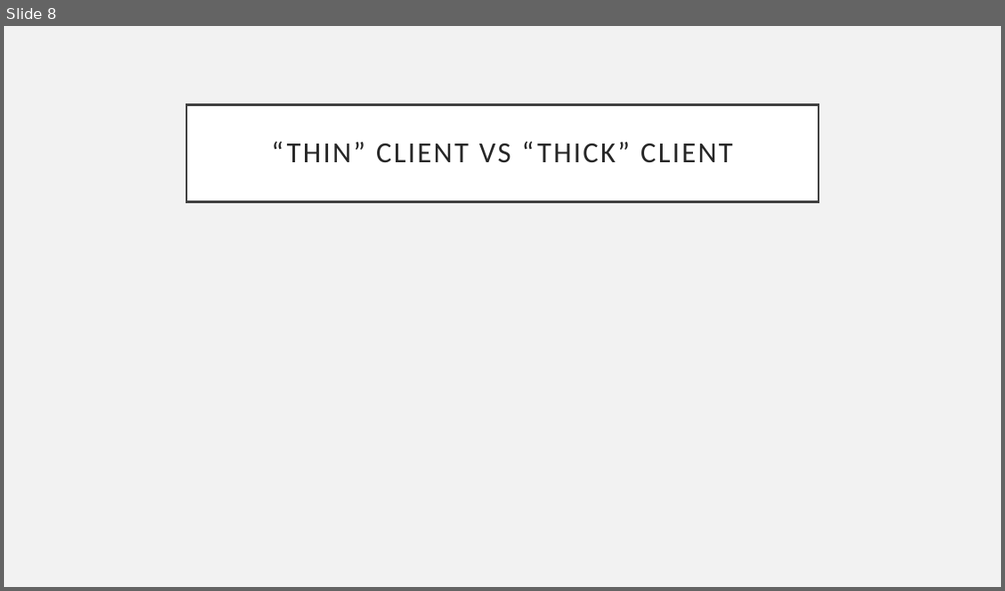
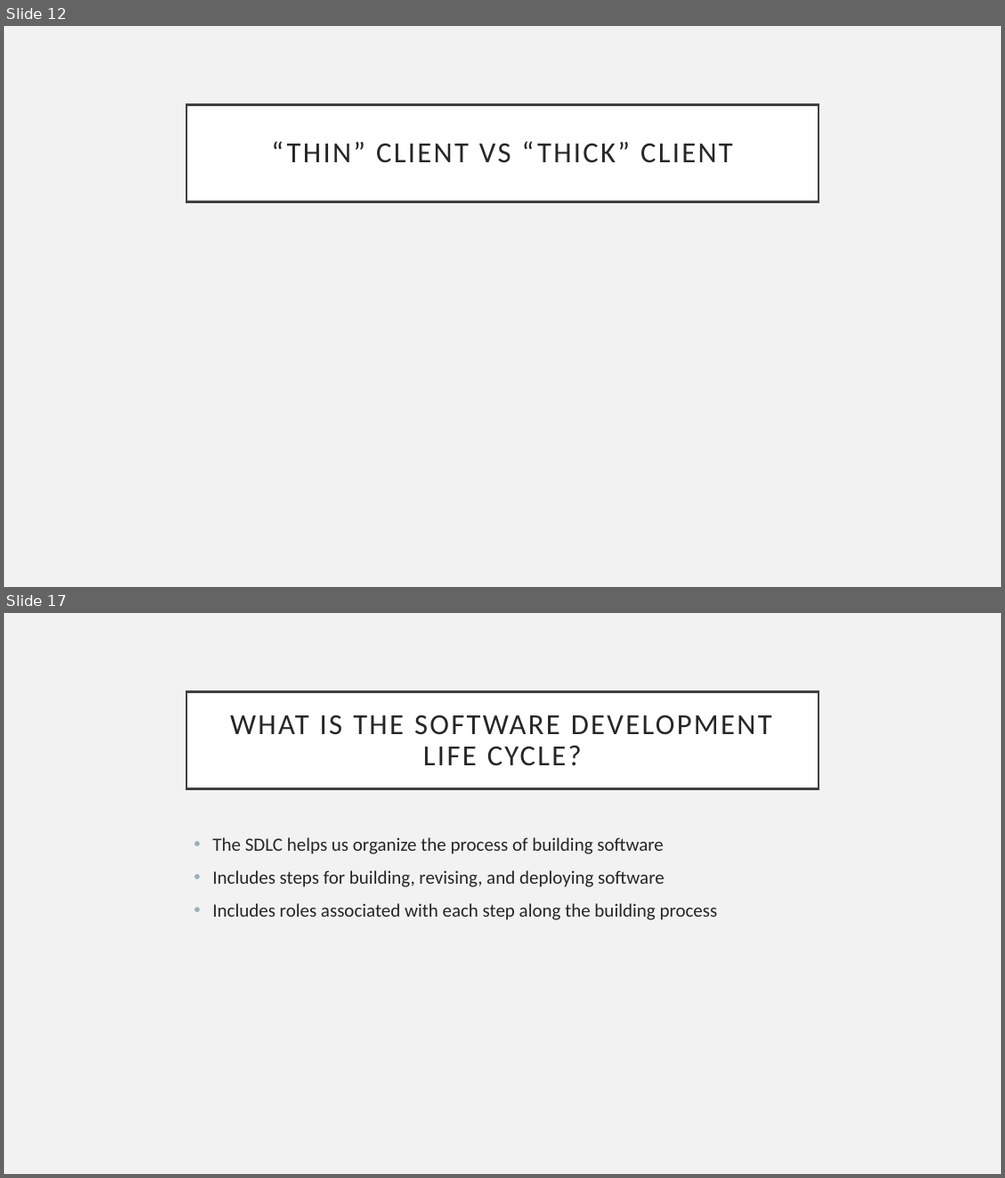
Before and after one commit to hexa-decim8/ISBPM, a slide deck: Class_Materials/Week_1/Day_3/ISBPM w1d3.pptx. Shown one above the other, each under a label of ours: slide 8 before the commit, slides 12 and 17 after it; the slides between them are not shown. The pictures are 1005x591 and 1005x1178 pixels, drawn with LibreOffice and Linux fonts; fonts in the diff are those of the drawing. Boxes give left, top, right and bottom in pixels: in the first picture for what was removed or moved away, otherwise in the second. Text is boxed around its words. In the diff, an @@ line names an element or a change of style, - is before the commit and + after.

```diff
--- a/Class_Materials/Week_1/Day_3/ISBPM w1d3.pptx
+++ b/Class_Materials/Week_1/Day_3/ISBPM w1d3.pptx
@@ slide 17 added at (x1=4, y1=613, x2=1001, y2=1174), background #F2F2F2 @@
@@ title added at (x1=186, y1=691, x2=818, y2=788), fill #FFFFFF, outline #404040 2.5 pt, 28 pt, text #262626 @@
+WHAT IS THE SOFTWARE DEVELOPMENT LIFE CYCLE?
@@ text added at (x1=212, y1=837, x2=718, y2=920), 18 pt, text #262626 @@
+• The SDLC helps us organize the process of building software
+• Includes steps for building, revising, and deploying software
+• Includes roles associated with each step along the building process
@@ what was slide 8 is now slide 12 @@
```
Also in this commit, not shown: 1 slide changed, 9 other slides added, 9 other files.
